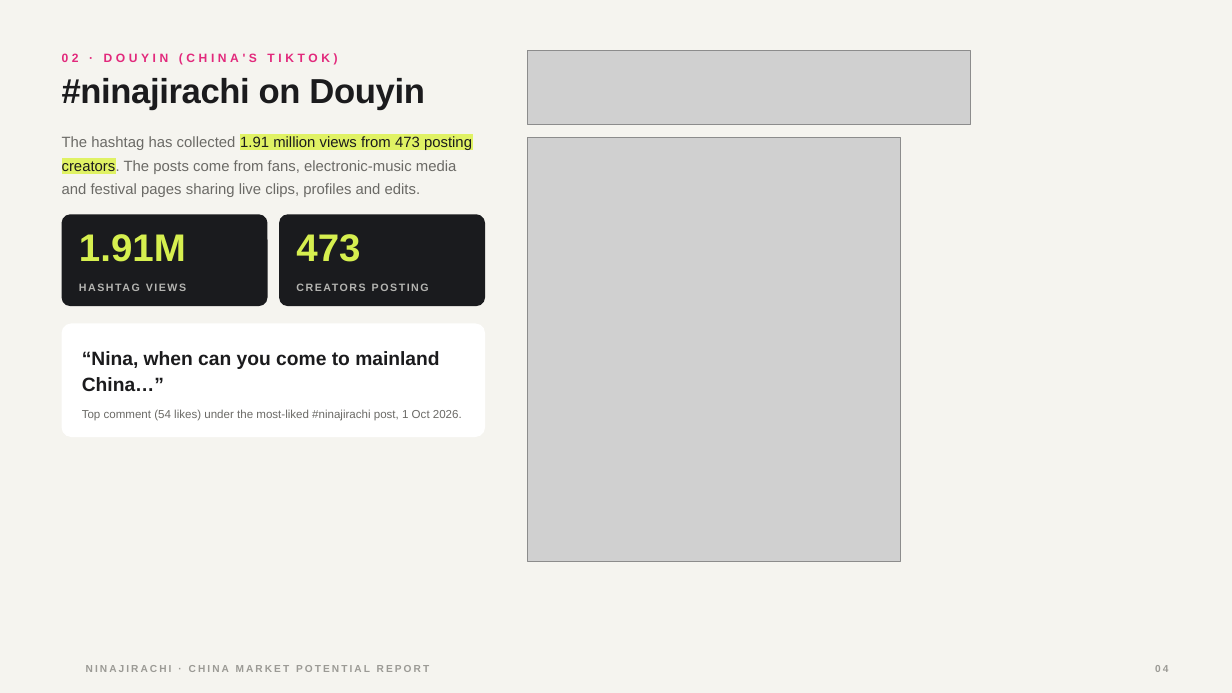
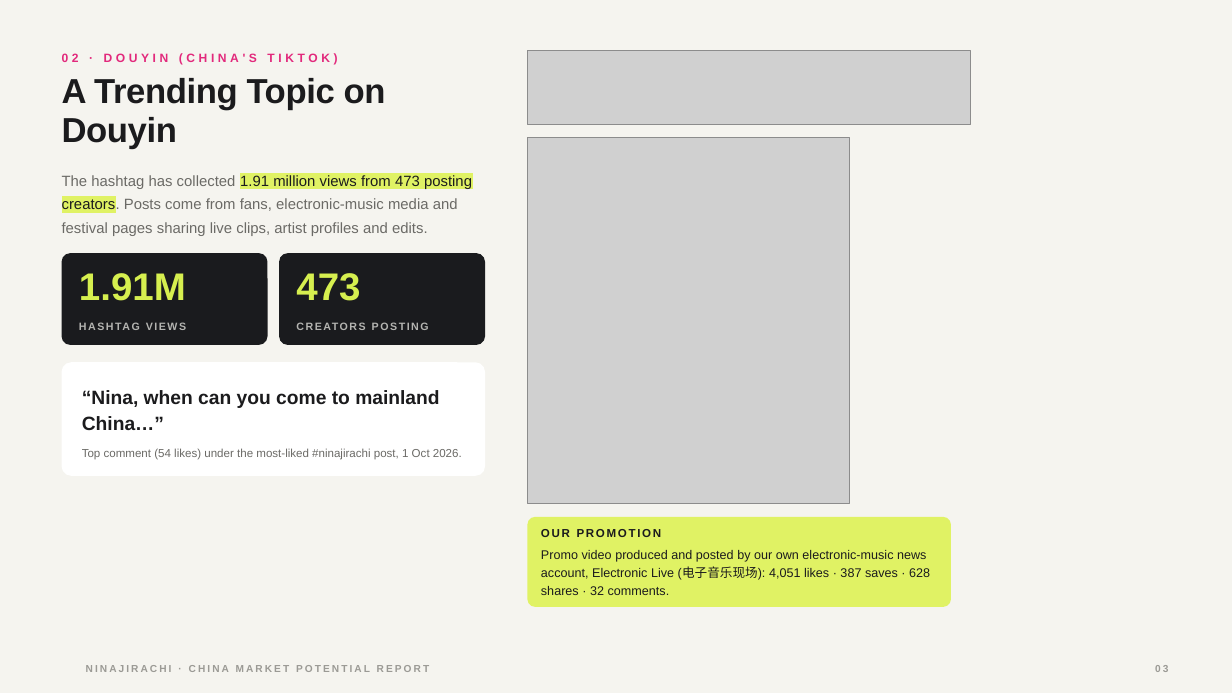
Before and after one commit to ala74noob-cloud/lumigithub, a slide deck: slide 3 of nina-china-report/Ninajirachi_China_Market_Report.pptx (slide 4 before the commit). Drawn at 1232x693 pixels with LibreOffice and Linux fonts; fonts in the diff are those of the drawing; grey boxes stand for pictures; background and template pictures are left out. Boxes give left, top, right and bottom in pixels: in the first picture for what was removed or moved away, otherwise in the second. Text is boxed around its words. In the diff, an @@ line names an element or a change of style, - is before the commit and + after.

```diff
--- a/nina-china-report/Ninajirachi_China_Market_Report.pptx
+++ b/nina-china-report/Ninajirachi_China_Market_Report.pptx
@@ text at [62,78,386,149]: text changed @@
-#ninajirachi on Douyin
+A Trending Topic on Douyin
@@ picture: place and size @@
-picture at [528,138,901,561]
+picture at [528,138,850,504]
@@ text at [62,175,472,236]: text changed @@
-The hashtag has collected 1.91 million views from 473 posting creators. The posts come from fans, electronic-music media and festival pages sharing live clips, profiles and edits.
+The hashtag has collected 1.91 million views from 473 posting creators. Posts come from fans, electronic-music media and festival pages sharing live clips, artist profiles and edits.
@@ 6 texts, 3 rounded rectangles: place and size @@
-6 texts, 3 rounded rectangles at [62,214,485,437]
+6 texts, 3 rounded rectangles at [62,253,485,476]
@@ rounded rectangle added at [528,517,951,606], fill #E0F264 @@
@@ text added at [541,529,662,537], 9 pt, text #1B1B1D, bold @@
+OUR PROMOTION
@@ text added at [541,550,930,595], 9.8 pt, text #1B1B1D @@
+Promo video produced and posted by our own electronic-music news account, Electronic Live (电子音乐现场): 4,051 likes · 387 saves · 628 shares · 32 comments.
```
Also in this commit, not shown: 3 other slides changed, 1 slide added, 2 slides removed, 2 other files.
